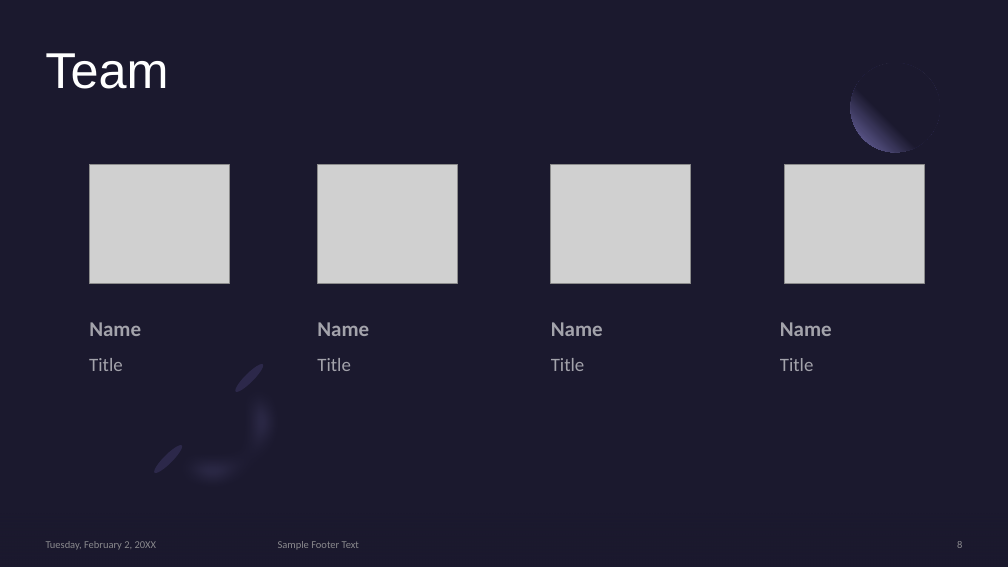
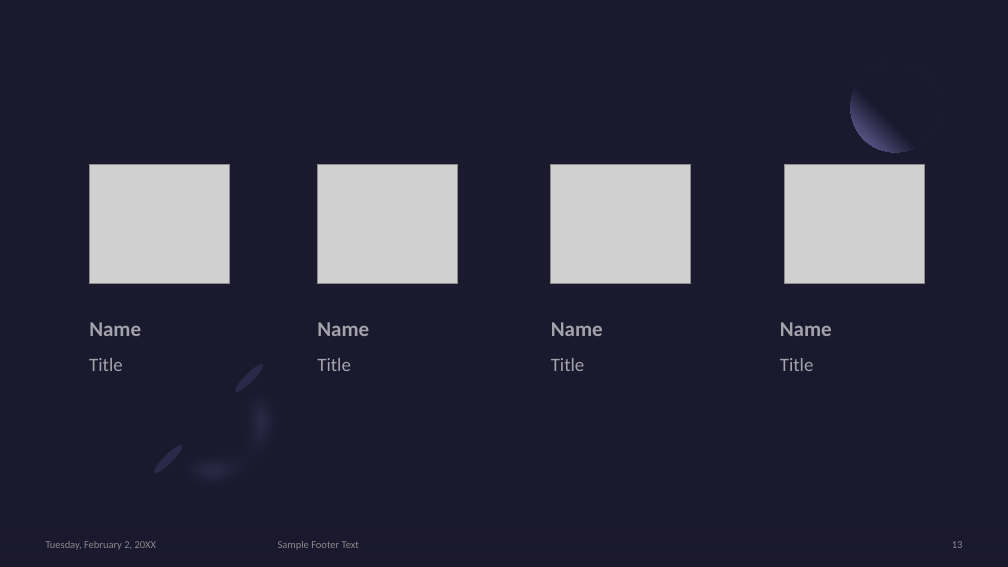
Before and after one commit to huntersteffner/Concert-Finder, a slide deck: slide 13 of Presentation/G-10 Presentation.pptx (slide 8 before the commit). Drawn at 1008x567 pixels with LibreOffice and Linux fonts; fonts in the diff are those of the drawing; grey boxes stand for pictures. Boxes give left, top, right and bottom in pixels: in the first picture for what was removed or moved away, otherwise in the second. Text is boxed around its words. In the diff, an @@ line names an element or a change of style, - is before the commit and + after.

```diff
--- a/Presentation/G-10 Presentation.pptx
+++ b/Presentation/G-10 Presentation.pptx
@@ title removed at <box>45,53,168,89</box> @@
-Team
@@ page number at <box>952,541,963,548</box>: text changed @@
-8
+13
```
Also in this commit, not shown: 9 other slides changed, 2 slides added, 2 slides removed, 2 other files.
